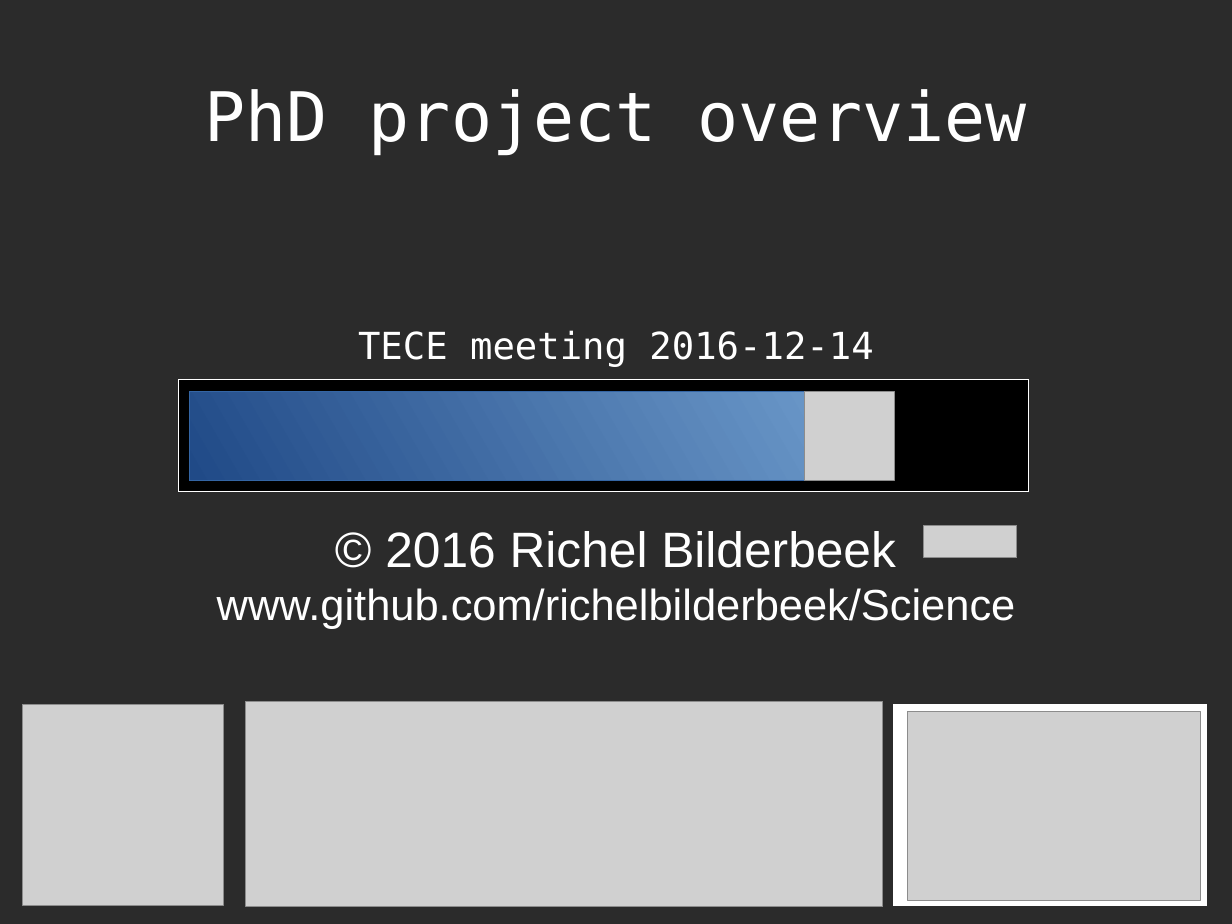
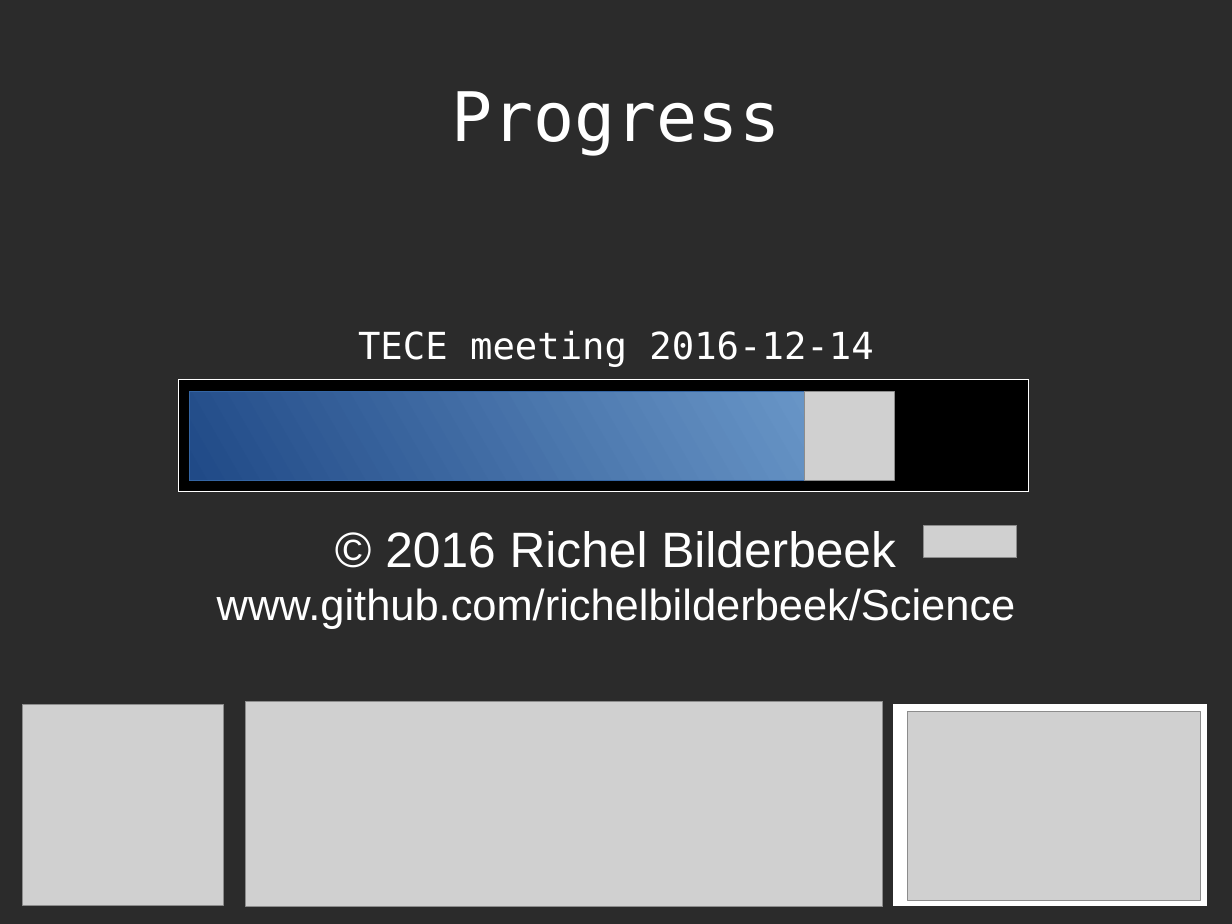
Before and after one commit to richelbilderbeek/Science, a slide deck: slide 1 of Bilderbeek20161214TeceMeeting/20161214TeceMeeting.odp. Drawn at 1232x924 pixels with LibreOffice and Linux fonts; fonts in the diff are those of the drawing; grey boxes stand for pictures; background and template pictures are left out; a plain dark background stands for a picture behind light text. Boxes give left, top, right and bottom in pixels: in the first picture for what was removed or moved away, otherwise in the second. Text is boxed around its words. In the diff, an @@ line names an element or a change of style, - is before the commit and + after.

```diff
--- a/Bilderbeek20161214TeceMeeting/20161214TeceMeeting.odp
+++ b/Bilderbeek20161214TeceMeeting/20161214TeceMeeting.odp
@@ title at box(451, 91, 780, 155): text changed @@
-PhD project overview
+Progress
```
Also in this commit, not shown: 6 other slides changed, 3 slides added, 1 slide removed, 8 other files.
